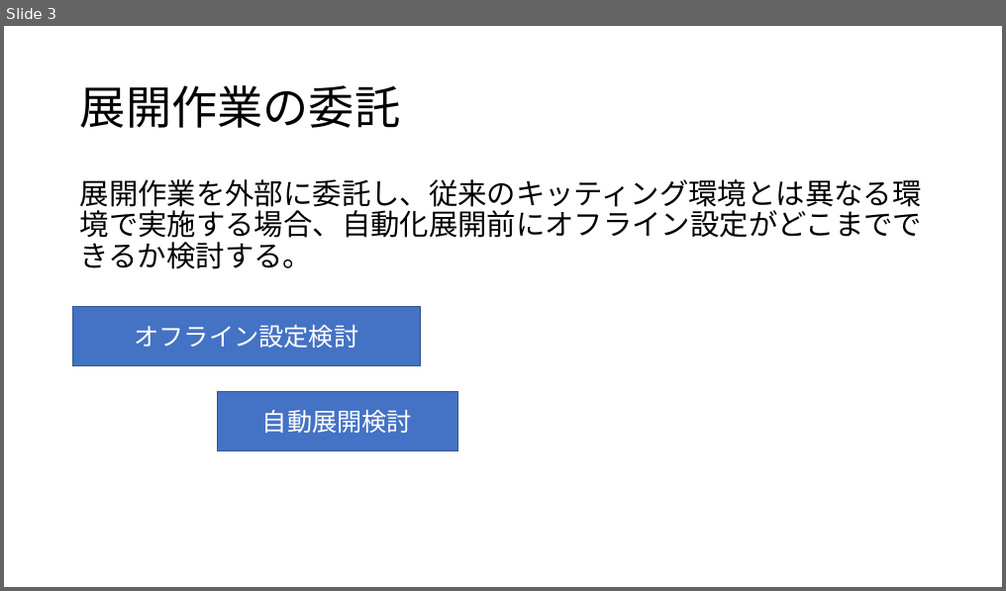
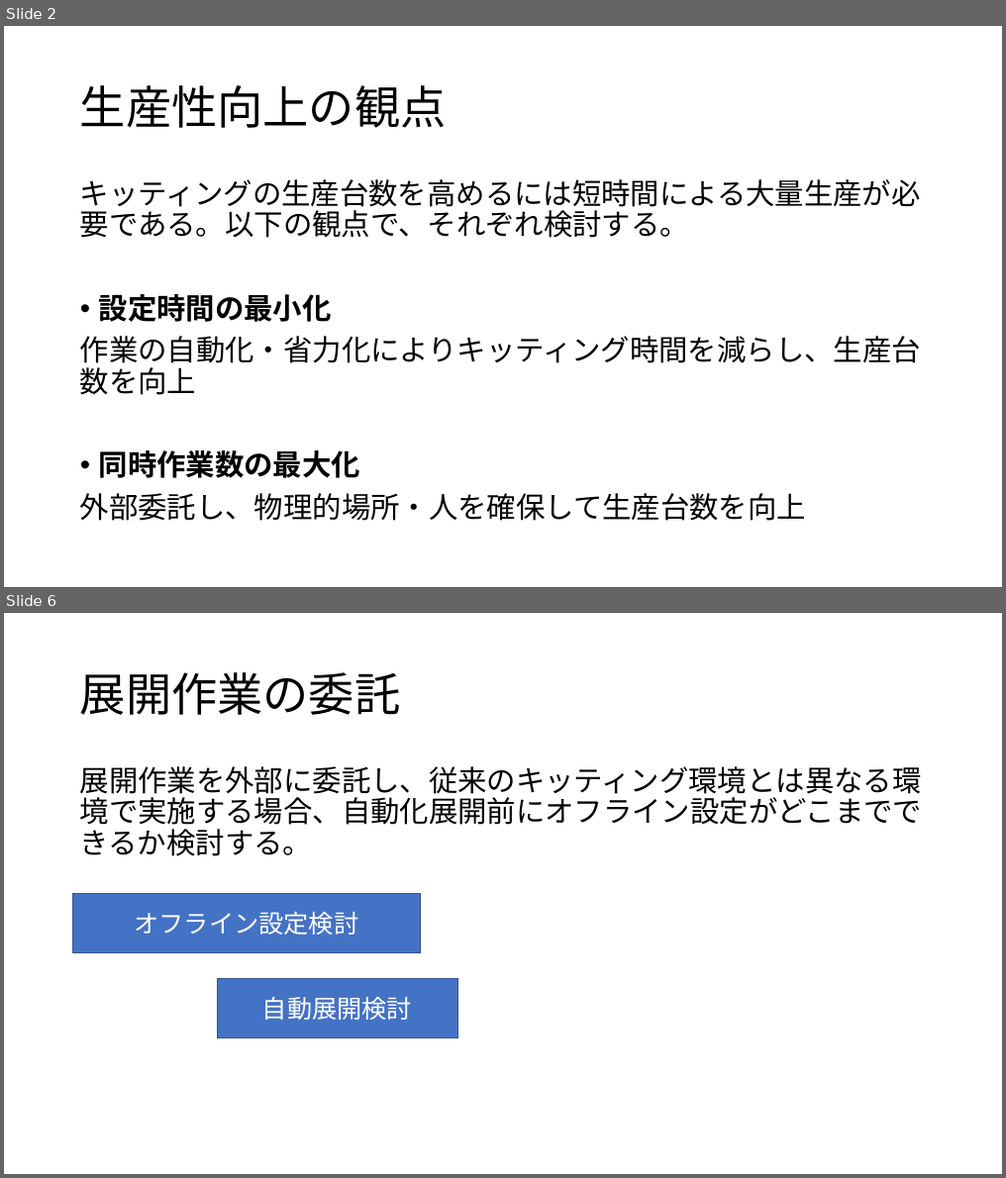
Before and after one commit to satoki-shiro/Sharing, a slide deck: PCイメージ展開.pptx. Shown one above the other, each under a label of ours: slide 3 before the commit, slides 2 and 6 after it; the slides between them are not shown. The pictures are 1006x591 and 1006x1178 pixels, drawn with LibreOffice and Linux fonts; fonts in the diff are those of the drawing. Boxes give left, top, right and bottom in pixels: in the first picture for what was removed or moved away, otherwise in the second. Text is boxed around its words. In the diff, an @@ line names an element or a change of style, - is before the commit and + after.

```diff
--- a/PCイメージ展開.pptx
+++ b/PCイメージ展開.pptx
@@ slide 2 added at <box>4,26,1002,587</box>, background #FFFFFF @@
@@ title added at <box>80,85,447,128</box>, 44 pt, text #000000 @@
+生産性向上の観点
@@ text added at <box>80,179,921,521</box>, 28 pt, text #000000 @@
+キッティングの生産台数を高めるには短時間による大量生産が必要である。以下の観点で、それぞれ検討する。
+• 設定時間の最小化
+作業の自動化・省力化によりキッティング時間を減らし、生産台数を向上
+• 同時作業数の最大化
+外部委託し、物理的場所・人を確保して生産台数を向上
@@ what was slide 3 is now slide 6 @@
```
Also in this commit, not shown: 1 slide changed, 3 other slides added, 1 slide removed, 1 other file.
